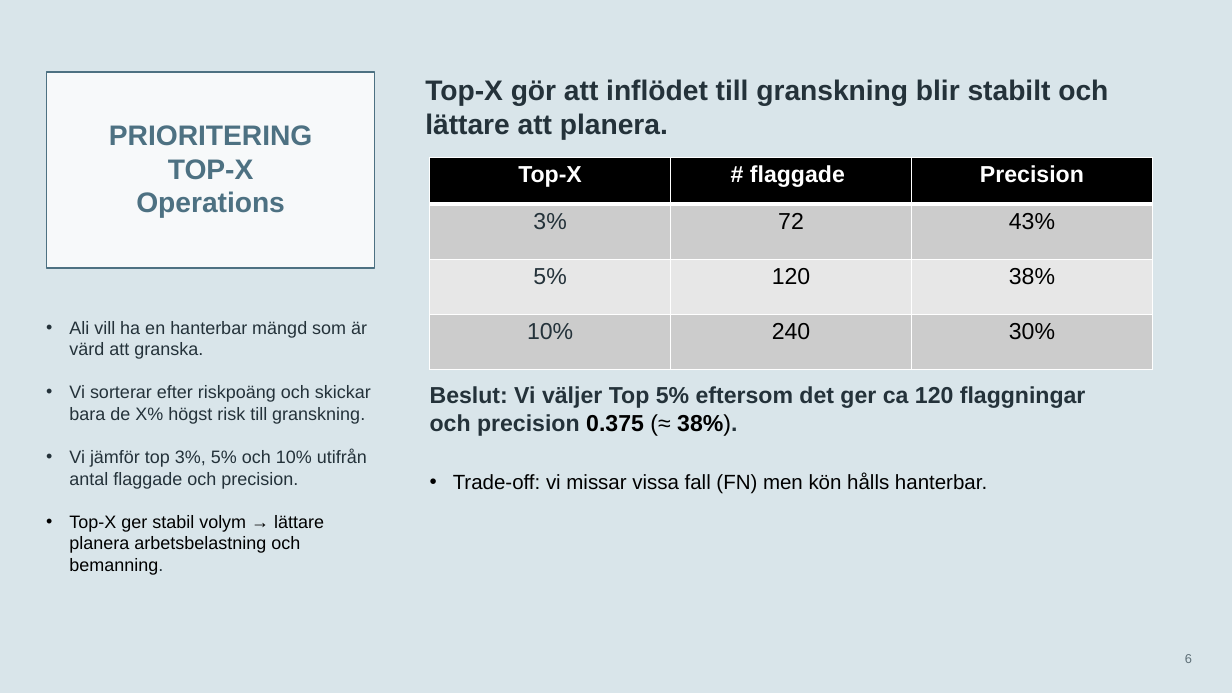
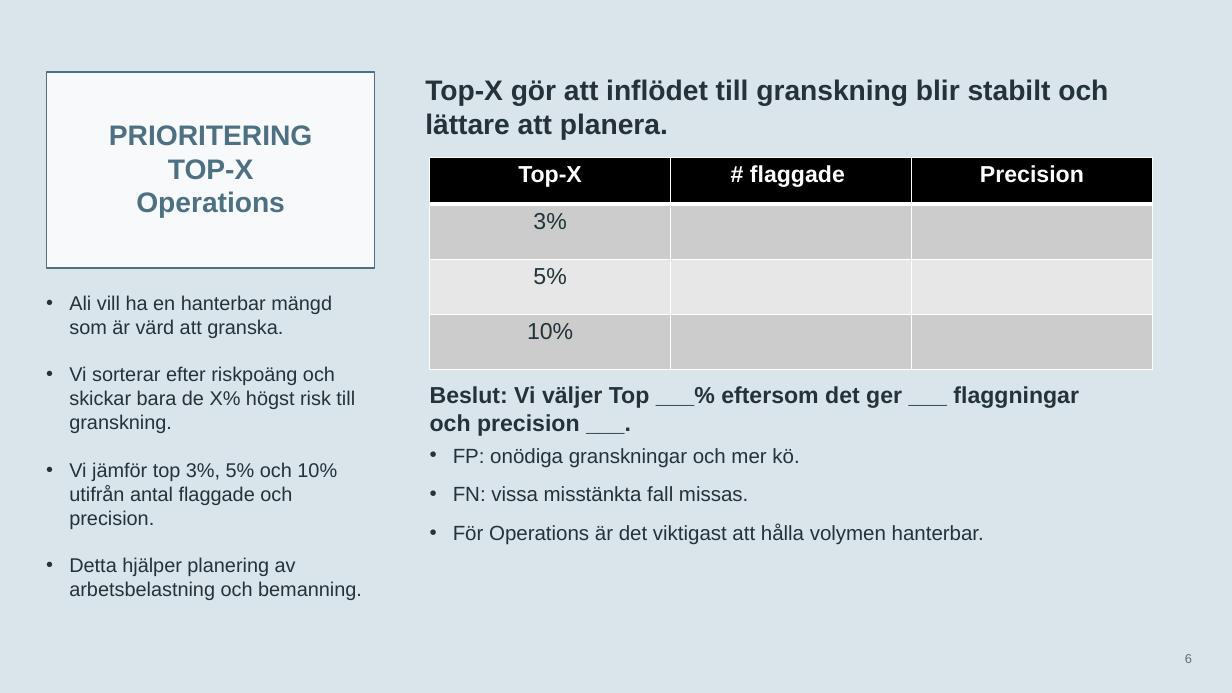
Before and after one commit to janekrajt-tech/Gruppuppgift-ML-, a slide deck: slide 6 of marketplace_safety_slides.pptx. Drawn at 1232x693 pixels with LibreOffice and Linux fonts; fonts in the diff are those of the drawing. Boxes give left, top, right and bottom in pixels: in the first picture for what was removed or moved away, otherwise in the second. Text is boxed around its words. In the diff, an @@ line names an element or a change of style, - is before the commit and + after.

```diff
--- a/marketplace_safety_slides.pptx
+++ b/marketplace_safety_slides.pptx
@@ table at (430,157,1153,370) @@
-row 2, column 2: 72
+row 2, column 2: 
-row 2, column 3: 43%
+row 2, column 3: 
-row 3, column 2: 120
+row 3, column 2: 
-row 3, column 3: 38%
+row 3, column 3: 
-row 4, column 2: 240
+row 4, column 2: 
-row 4, column 3: 30%
+row 4, column 3: 
@@ text at (69,295,355,529): size 14 to 15.5 pt in "Ali vill ha en hanterbar mängd som ...", "Vi sorterar efter riskpoäng och skickar bara ...", "Vi jämför top 3%, 5% och 10% ..." @@
@@ text at (430,386,1079,436): text changed @@
-Beslut: Vi väljer Top 5% eftersom det ger ca 120 flaggningar och precision 0.375 (≈ 38%).
+Beslut: Vi väljer Top ___% eftersom det ger ___ flaggningar och precision ___.
@@ text added at (453,448,799,468), 16 pt, text #24323A @@
+• FP: onödiga granskningar och mer kö.
@@ text at (453,486,748,501): text changed; text colour #000000 to #24323A @@
-• Trade-off: vi missar vissa fall (FN) men kön hålls hanterbar.
+• FN: vissa misstänkta fall missas.
@@ text added at (453,524,984,545), 16 pt, text #24323A @@
+• För Operations är det viktigast att hålla volymen hanterbar.
@@ text at (69,557,362,600): text changed; size 14 to 15.5 pt; text colour #000000 to #24323A @@
-• Top-X ger stabil volym → lättare planera arbetsbelastning och bemanning.
+• Detta hjälper planering av arbetsbelastning och bemanning.
```
Also in this commit, not shown: 4 other slides changed.
